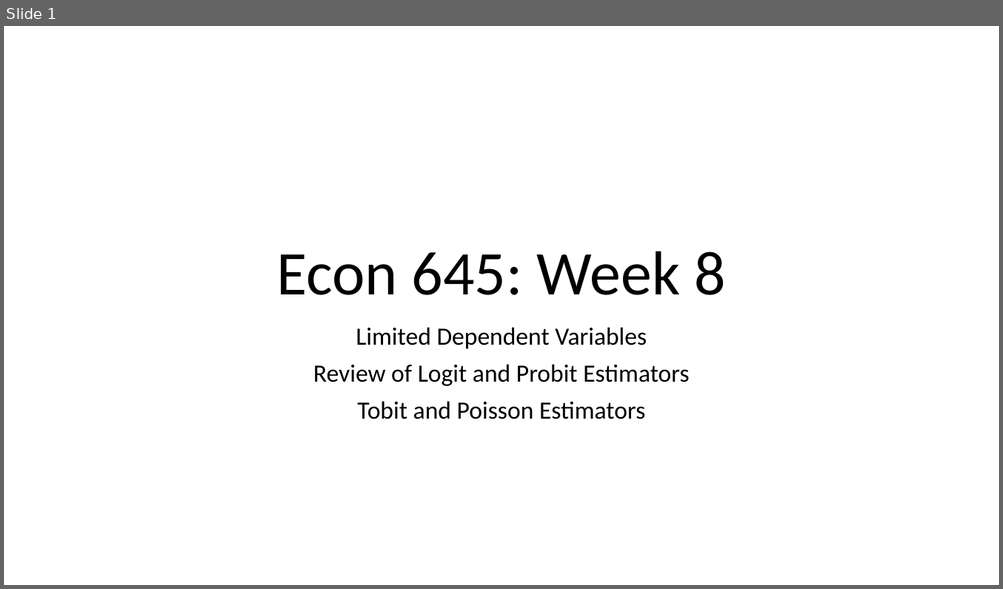
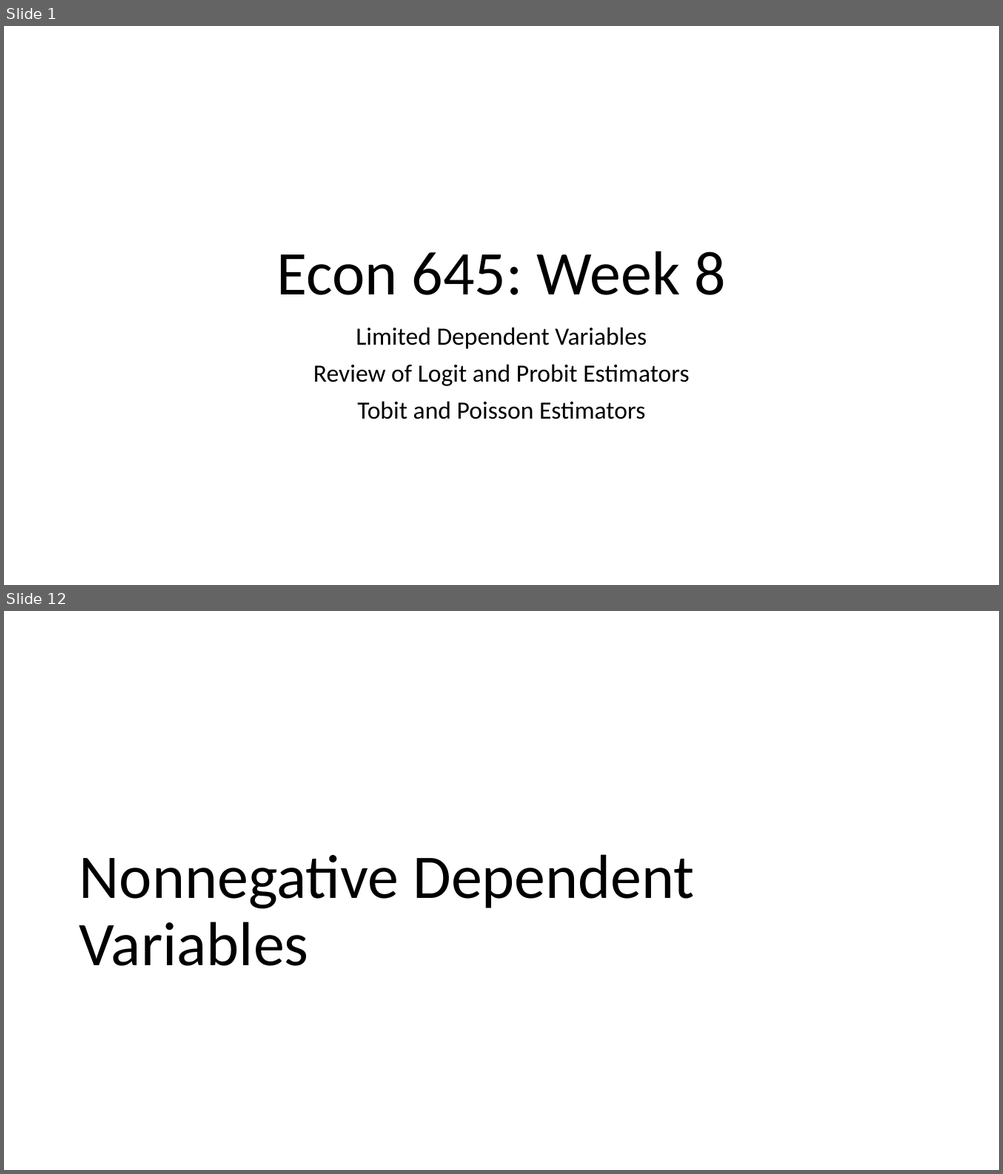
Before and after one commit to tmontgo/Econ645, a slide deck: Slides/Week_8_Limited_Dependent_Part1.pptx. Shown one above the other, each under a label of ours: slide 1 before the commit, slides 1 and 12 after it; the slides between them are not shown. The pictures are 1003x589 and 1003x1174 pixels, drawn with LibreOffice and Linux fonts; fonts in the diff are those of the drawing. Boxes give left, top, right and bottom in pixels: in the first picture for what was removed or moved away, otherwise in the second. Text is boxed around its words. In the diff, an @@ line names an element or a change of style, - is before the commit and + after.

```diff
--- a/Slides/Week_8_Limited_Dependent_Part1.pptx
+++ b/Slides/Week_8_Limited_Dependent_Part1.pptx
@@ slide 12 added at bbox=[4, 611, 999, 1170], background #FFFFFF @@
@@ title added at bbox=[79, 854, 694, 966], 60 pt, text #000000 @@
+Nonnegative Dependent Variables
```
Also in this commit, not shown: 1 slide changed, 11 other slides added, 2 other files.
